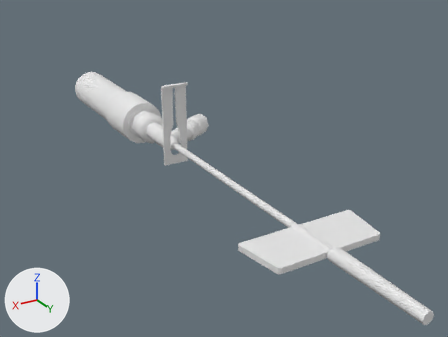
What one commit did to the FBX model care-up/Assets/_Models/insulfon.fbx.
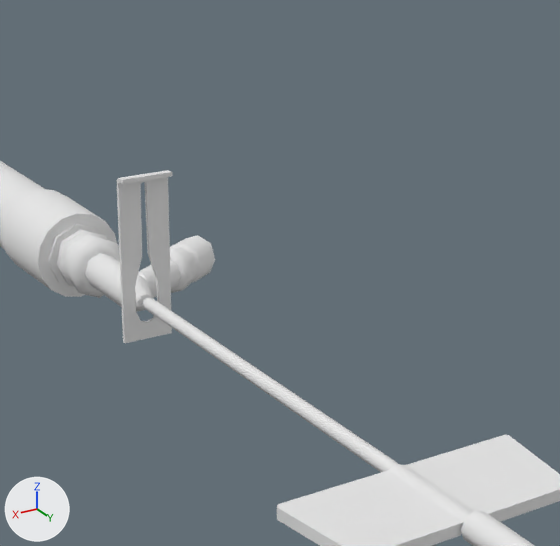
There are two pictures of each version: one whole from a 50 mm lens placed at (0.133, 0.156, 0.116), pointed at (-0.025, -0.107, -0.016), one close up on the part from 23% to 84% of the width and 0% to 78% of the height. Arrows for +X, +Y and +Z are at lower left; the lights stay in place. Where no turn or scale is listed for an object, it has been applied to the vertices. Vertices at the same position are counted once.

The first close-up shows 'bf', 'cap', 'inner', 'outer', 'puller', 'ring', 'tube'.
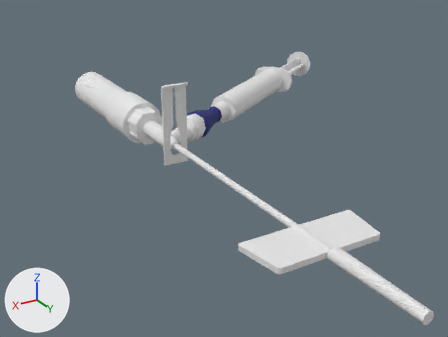
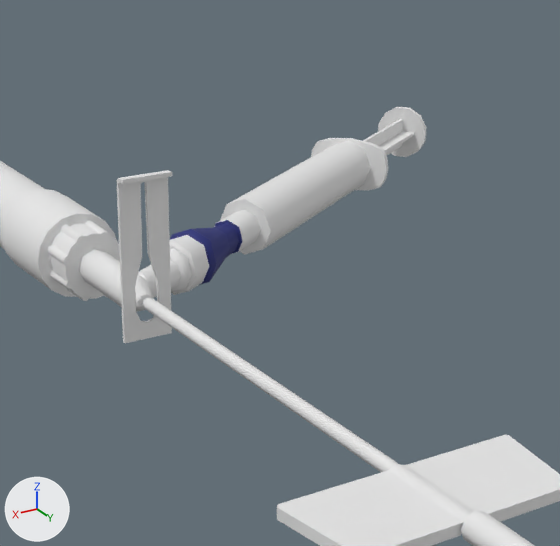
What the commit changed:
Material 'Material.009' (mat_material_009) is new.
Its base color is (0.016, 0.023, 0.181) (dark blue #222a76).
Its roughness is 0.69.
Material 'blk' (mat_blk) is new.
Its base color is (0.0176, 0.0176, 0.0176) (black #242424).
Its roughness is 0.69.
Material 'plunger' (mat_plunger) is new.
Its base color is (0.8, 0.8, 0.8) (white #e7e7e7).
Its roughness is 0.69.
Material 'OmniflushSyringeBarrel' (mat_omniflushsyringebarrel) is new.
Its base color is (0.8, 0.8, 0.8) (white #e7e7e7).
Its roughness is 0.69.
me_cylinder_030 has 194 vertices, 204 faces and spans x -0.0307..0.0078, y -0.0133..0.0286, z -0.0085..0.0085.
me_cylinder_030 is used by ob_ring; location (0.0, -0.154, 0.0002).
me_cylinder_030 part 1: the loose piece of 105 vertices spanning x -0.0078..0.0078, y -0.0133..0.0133, z -0.0085..0.0085 is deleted.
Mesh me_cylinder_014_1 is new.
It has 180 vertices, 168 faces and spans x -0.0399..-0.0014, y -0.0262..0.0024, z -0.0083..0.0084.
Faces by material slot: [56, 112].
It uses material mat_insulfonmat (white #e7e7e7).
It uses material mat_material_009 (dark blue #222a76).
Mesh me_cylinder_022_1 is new.
It has 133 vertices, 132 faces and spans x -0.0092..0.0092, y -0.0299..-0.004, z -0.0097..0.0096.
It uses material mat_insulfonmat (white #e7e7e7).
Mesh me_omniflushsyringeplunger_001 is new.
It has 94 vertices, 116 faces and spans x -0.0705..0.0181, y -0.0491..0.0148, z -0.0092..0.0092.
Faces by material slot: [80, 36].
It uses material mat_plunger (white #e7e7e7).
It uses material mat_blk (black #242424).
Mesh me_omniflushsyringebarrel_001 is new.
It has 104 vertices, 104 faces and spans x -0.0519..0.0349, y -0.0397..0.0246, z -0.0088..0.0088.
It uses material mat_omniflushsyringebarrel (its picture is missing).
Object 'i_connector' (ob_i_connector) is new; it shows me_cylinder_014_1.
Its location is (-0.0115, -0.1286, 0.0001).
Object 'puller.001' (ob_puller_001) is new; it shows me_cylinder_022_1.
Its location is (0.0, -0.1405, 0.0001).
Object 'OmniflushSyringePlunger' (ob_omniflushsyringeplunger) is new; it shows me_omniflushsyringeplunger_001.
Its location is (-0.0973, -0.1819, 0.0).
Object 'OmniflushSyringeBarrel' (ob_omniflushsyringebarrel) is new; it shows me_omniflushsyringebarrel_001.
Its location is (-0.075, -0.168, 0.0).

Boxes [x1, y1, x2, y2] around the edits, measured in the close-ups (560 x 546 px):
'OmniflushSyringeBarrel', added
    after: [214, 138, 388, 254]
'puller.001', added
    after: [47, 220, 120, 301]
'i_connector', added
    after: [170, 220, 242, 295]
    faces in mat_material_009 (dark blue #222a76): [170, 220, 242, 285]
    faces in mat_insulfonmat (white #e7e7e7): [170, 235, 209, 295]
'OmniflushSyringePlunger', added
    after: [363, 107, 426, 157]
part 1 of me_cylinder_030, deleted
    before: [57, 229, 120, 298]
